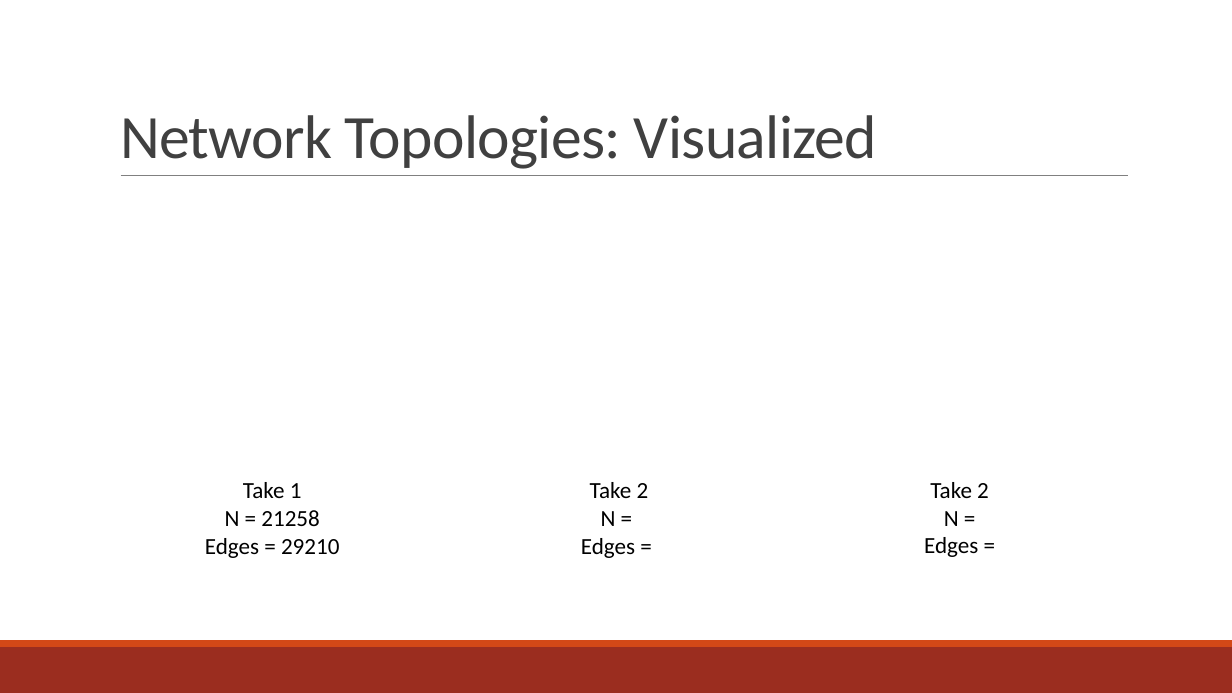
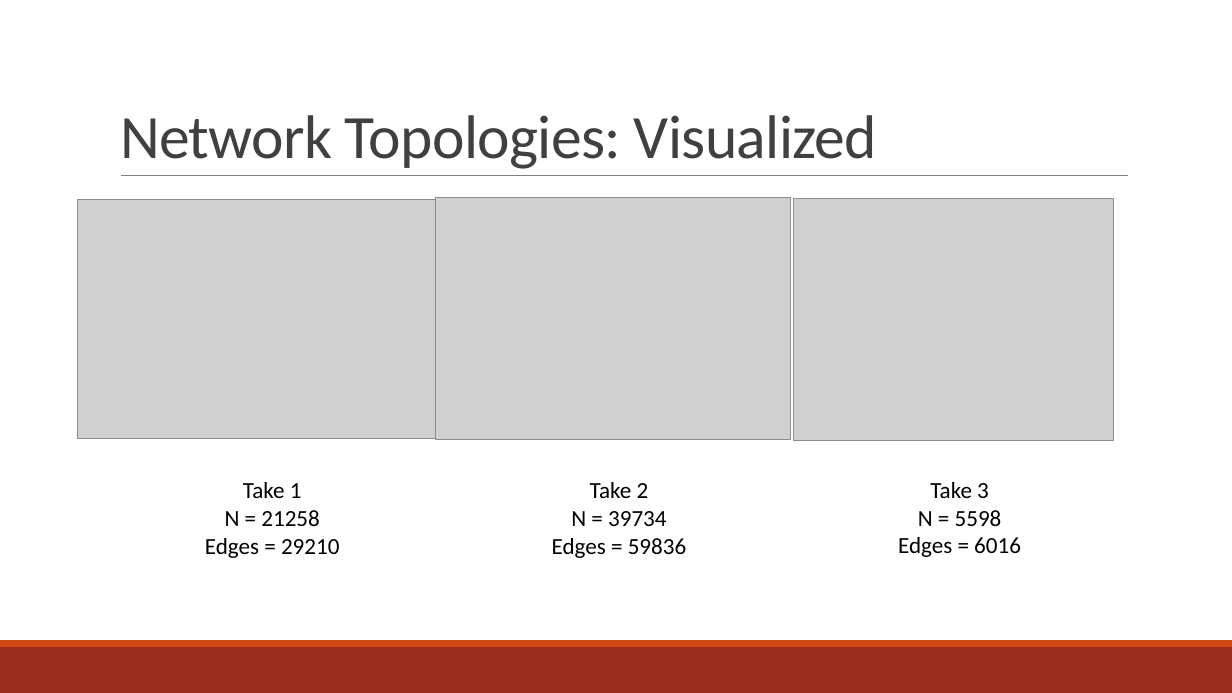
Before and after one commit to godleyanchor/soundcloud_crawler, a slide deck: slide 8 of Presentation.pptx. Drawn at 1232x693 pixels with LibreOffice and Linux fonts; fonts in the diff are those of the drawing; grey boxes stand for pictures. Boxes give left, top, right and bottom in pixels: in the first picture for what was removed or moved away, otherwise in the second. Text is boxed around its words. In the diff, an @@ line names an element or a change of style, - is before the commit and + after.

```diff
--- a/Presentation.pptx
+++ b/Presentation.pptx
@@ picture added at bbox=[77, 199, 434, 438] @@
@@ picture added at bbox=[435, 198, 790, 439] @@
@@ picture added at bbox=[793, 199, 1113, 440] @@
@@ text at bbox=[898, 482, 1021, 557]: text changed @@
-Take 2
-N =
-Edges =
+Take 3
+N = 5598
+Edges = 6016
@@ text at bbox=[552, 511, 686, 558]: text changed @@
-N =
-Edges =
+N = 39734
+Edges = 59836
```
Also in this commit, not shown: 1 other slide changed, 4 slides added, 10 other files.
